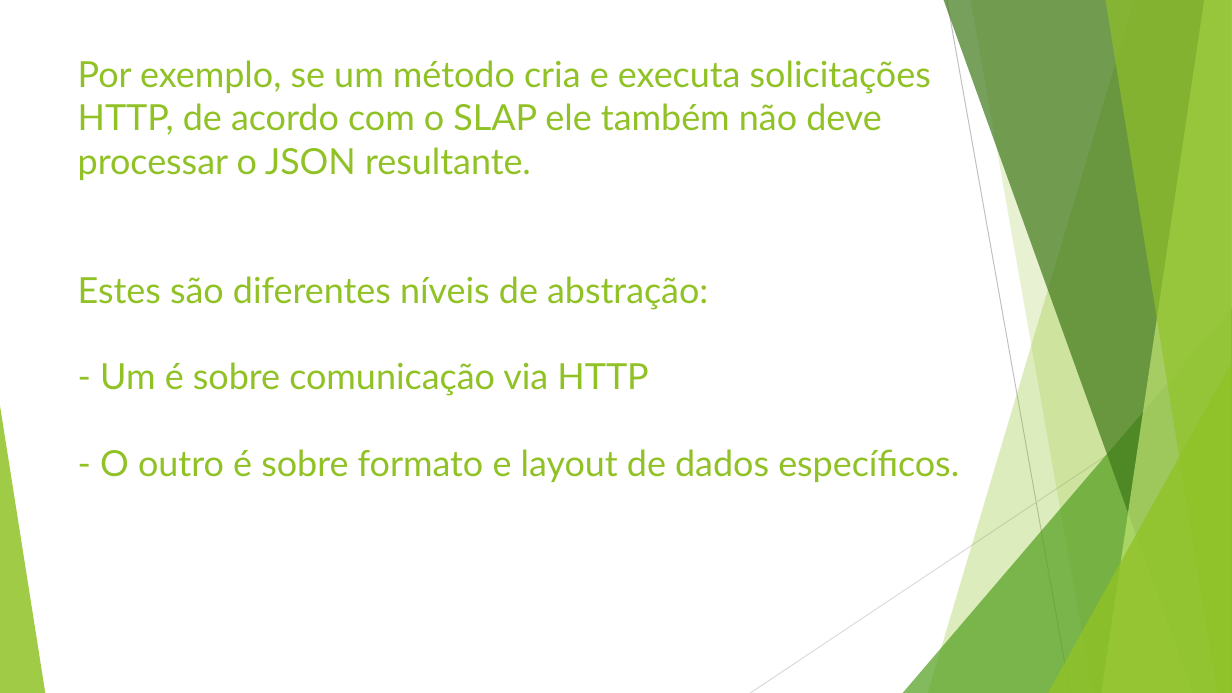
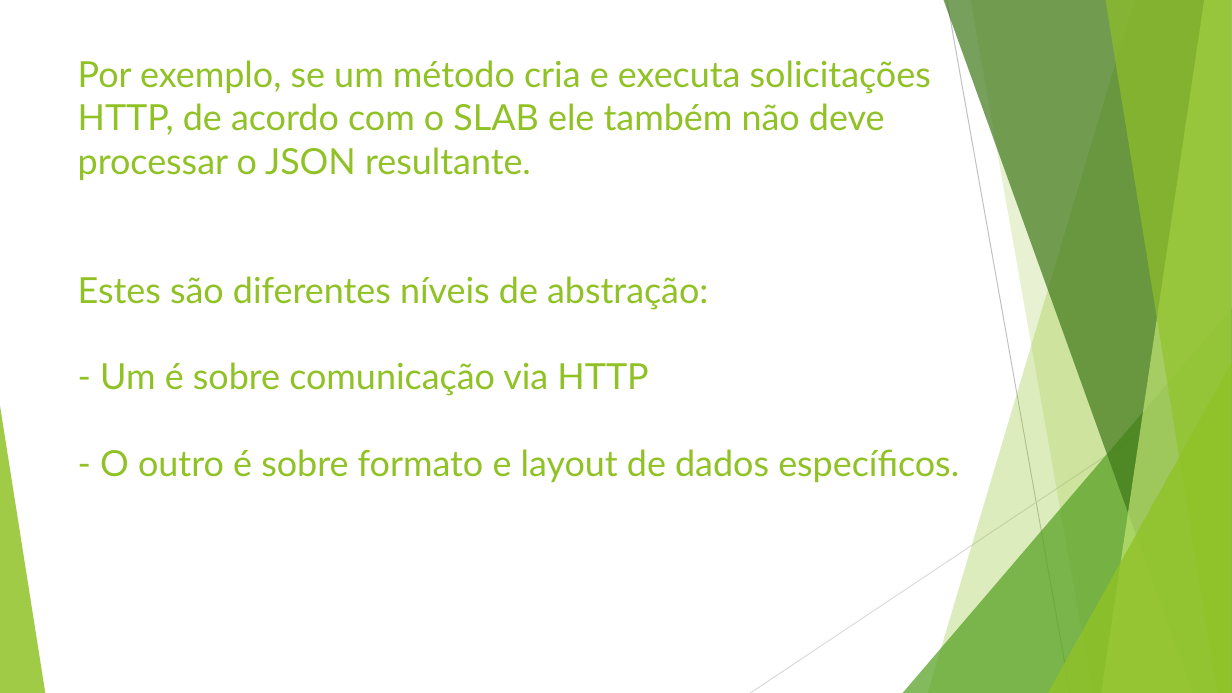
Before and after one commit to TeteStorm/SLAPExample, a slide deck: slide 25 of Single Level of Abstraction (SLAB).pptx (slide 12 before the commit). Drawn at 1232x693 pixels with LibreOffice and Linux fonts; fonts in the diff are those of the drawing. Boxes give left, top, right and bottom in pixels: in the first picture for what was removed or moved away, otherwise in the second. Text is boxed around its words. In the diff, an @@ line names an element or a change of style, - is before the commit and + after.

```diff
--- a/Single Level of Abstraction (SLAB).pptx
+++ b/Single Level of Abstraction (SLAB).pptx
@@ title at box(78, 60, 959, 482): text changed @@
-Por exemplo, se um método cria e executa solicitações HTTP, de acordo com o SLAP ele também não deve processar o JSON resultante.
-Estes são diferentes níveis de abstração:
-- Um é sobre comunicação via HTTP
-- O outro é sobre formato e layout de dados específicos.
+Por exemplo, se um método cria e executa solicitações HTTP, de acordo com o SLAB ele também não deve processar o JSON resultante.
+Estes são diferentes níveis de abstração:
+- Um é sobre comunicação via HTTP
+- O outro é sobre formato e layout de dados específicos.
```
Also in this commit, not shown: 12 other slides changed, 14 slides added, 3 other files.
